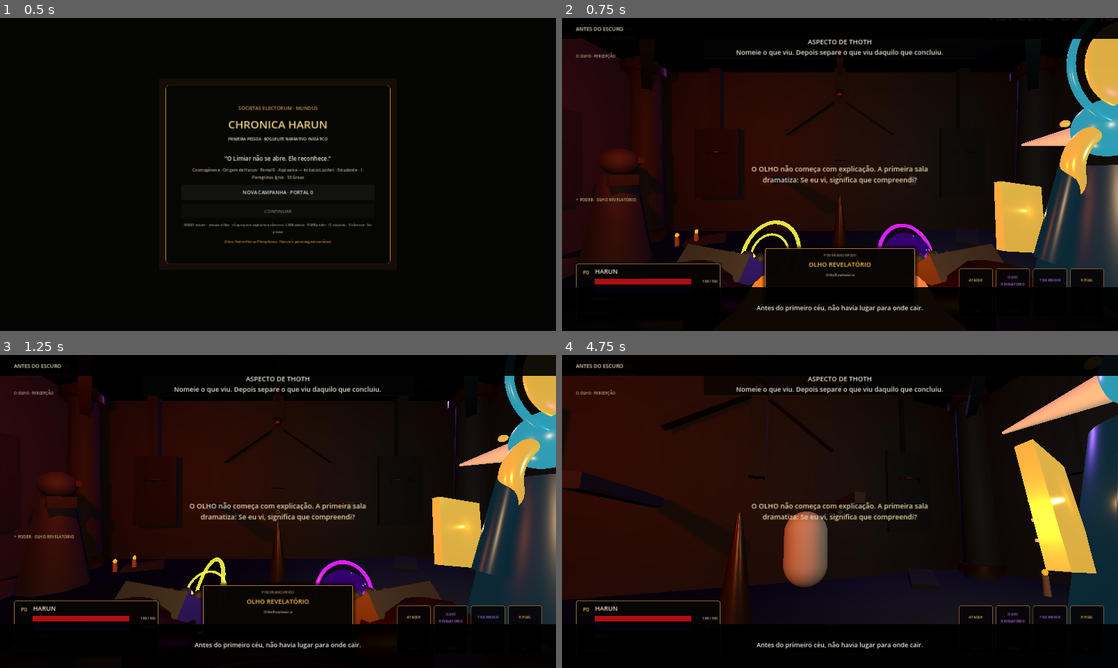
Above: before the commit, frames 1-4 (two rows, left to right).
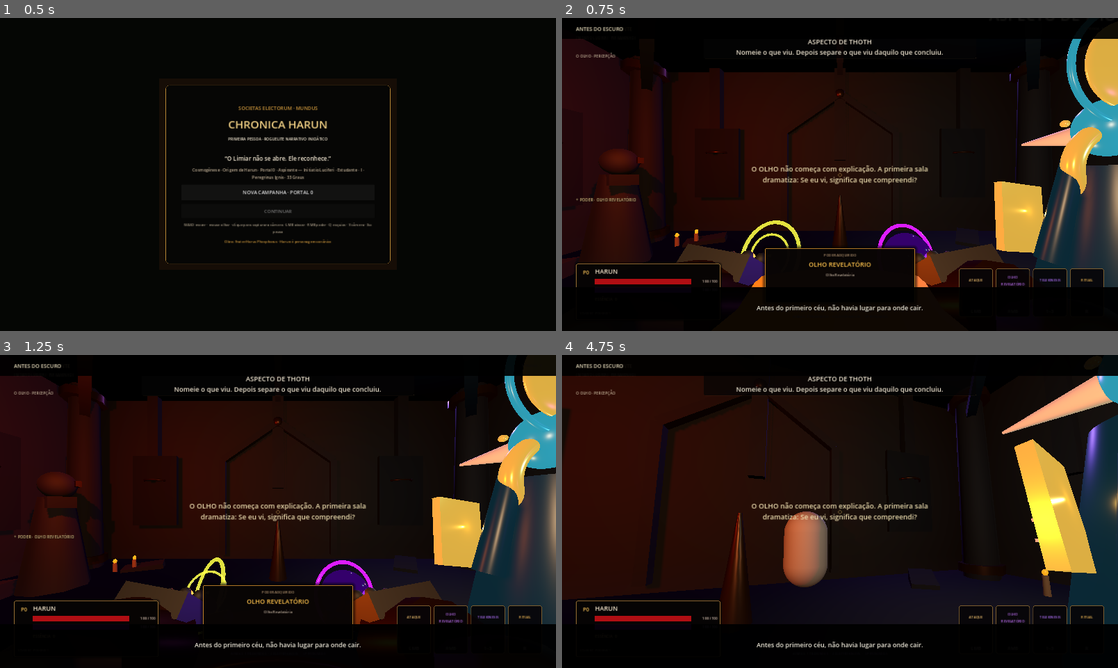
Above: after the commit, the same moments.

Repository: neuralSynapse/societaselectorum
Game: Godot game, scene res://scenes/boot/Main.tscn
The game is run twice, just before and just after one commit, with the same random seed, the same clock (stepped at 60 frames per second) and the same inputs.
Inputs (mouse positions are in pixels of both pictures, inside the frame that each line leads up to):
- Up to frame 1 (0.5 s): no input
- Up to frame 2 (0.75 s): click "NOVA CAMPANHA · PORTAL 0" at 0.5 s
- Up to frame 3 (1.25 s): no input
- Up to frame 4 (4.75 s): tap Enter (ui_accept) at 1.25 s; move the mouse to (867, 511) at 1.27 s; hold V (camera_toggle) 1.28-2.03 s; hold W (move_forward) from 1.28 s (still down); click (867, 511) at 1.42 s; tap Space (jump) at 1.52, 2.27, 3.77, 4.52 s; move the mouse to (812, 511) at 2.02 s; tap C (consume) at 2.1 s; move the mouse to (851, 505) at 2.77 s; hold Q (dodge) 2.78-3.53 s; move the mouse to (834, 517) at 3.52 s; tap R (instrument) at 3.6 s; click (834, 517) at 3.67 s; move the mouse to (878, 514) at 4.27 s; hold E (interact) from 4.28 s (still down)

Frame 1 is identical in both runs. In frame 2, less than 0.1% of the frame differs, in the area x 37-64%, y 36-61%; in frame 3, less than 0.1%; in frame 4, 1.2%, in the area x 0-50%, y 22-71%.

Commit message:
fix: orient vertical gothic beams with safe up vector

Diff:
--- a/game/chronica-harun/scripts/generation/RoomShell.gd
+++ b/game/chronica-harun/scripts/generation/RoomShell.gd
@@ -202,6 +202,10 @@
     var length := direction.length()
     if length <= 0.001:
         return
+    var direction_normalized := direction / length
+    var safe_up := Vector3.UP
+    if absf(direction_normalized.dot(Vector3.UP)) > 0.98:
+        safe_up = Vector3.FORWARD
     var beam := MeshInstance3D.new()
     var mesh := BoxMesh.new()
     mesh.size = Vector3(thickness, thickness, length)
@@ -209,7 +213,7 @@
     beam.material_override = material
     parent.add_child(beam)
     beam.position = (start + finish) * 0.5
-    beam.look_at(parent.to_global(finish), Vector3.UP)
+    beam.look_at(parent.to_global(finish), safe_up)
 
 func _add_wall_reliefs(parent: Node3D, dark_stone: Material, bronze: Material) -> void:
     var panels := [
